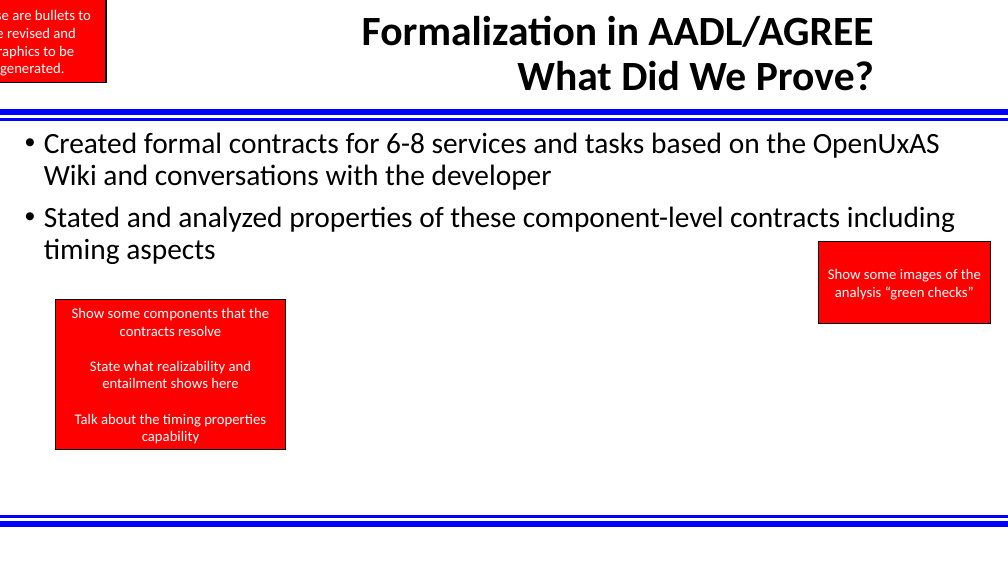
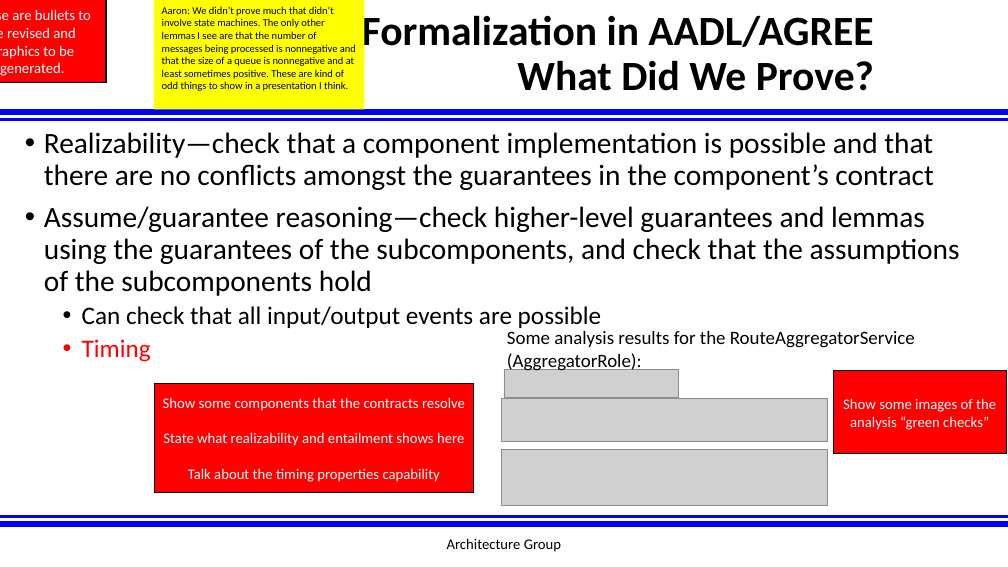
Before and after one commit to afrl-rq/OpenUxAS-SoI, a slide deck: slide 12 of presentations/S5_SoI_Architecture_Group.pptx. Drawn at 1008x567 pixels with LibreOffice and Linux fonts; fonts in the diff are those of the drawing; grey boxes stand for pictures; background and template pictures are left out. Boxes give left, top, right and bottom in pixels: in the first picture for what was removed or moved away, otherwise in the second. Text is boxed around its words. In the diff, an @@ line names an element or a change of style, - is before the commit and + after.

Commit message:
S5 slides updates

```diff
--- a/presentations/S5_SoI_Architecture_Group.pptx
+++ b/presentations/S5_SoI_Architecture_Group.pptx
@@ rectangle added at (154,0,364,110), fill #FFFF00, 10 pt, text #000000 @@
+Aaron: We didn’t prove much that didn’t involve state machines. The only other lemmas I see are that the number of messages being processed is nonnegative and that the size of a queue is nonnegative and at least sometimes positive. These are kind of odd things to show in a presentation I think.
@@ text at (44,132,960,362): text changed @@
-• Created formal contracts for 6-8 services and tasks based on the OpenUxAS Wiki and conversations with the developer
-• Stated and analyzed properties of these component-level contracts including timing aspects
+• Realizability—check that a component implementation is possible and that there are no conflicts amongst the guarantees in the component’s contract
+• Assume/guarantee reasoning—check higher-level guarantees and lemmas using the guarantees of the subcomponents, and check that the assumptions of the subcomponents hold
+  • Can check that all input/output events are possible
+  • Timing
@@ text added at (507,331,915,372), 18 pt, text #000000 @@
+Some analysis results for the RouteAggregatorService
+(AggregatorRole):
@@ rectangle "Show some components that the ...": place and size @@
-rectangle "Show some components that the ..." at (56,299,286,449)
+rectangle "Show some components that the ..." at (154,383,474,492)
@@ picture added at (504,370,679,397) @@
@@ rectangle "Show some images of the ...": place and size @@
-rectangle "Show some images of the ..." at (818,241,991,324)
+rectangle "Show some images of the ..." at (833,371,1006,454)
@@ picture added at (501,399,827,442) @@
@@ picture added at (501,450,827,506) @@
@@ text added at (447,538,561,552), 14 pt, text #000000 @@
+Architecture Group
```
Also in this commit, not shown: 12 other slides changed, 10 slides added, 11 slides removed.
